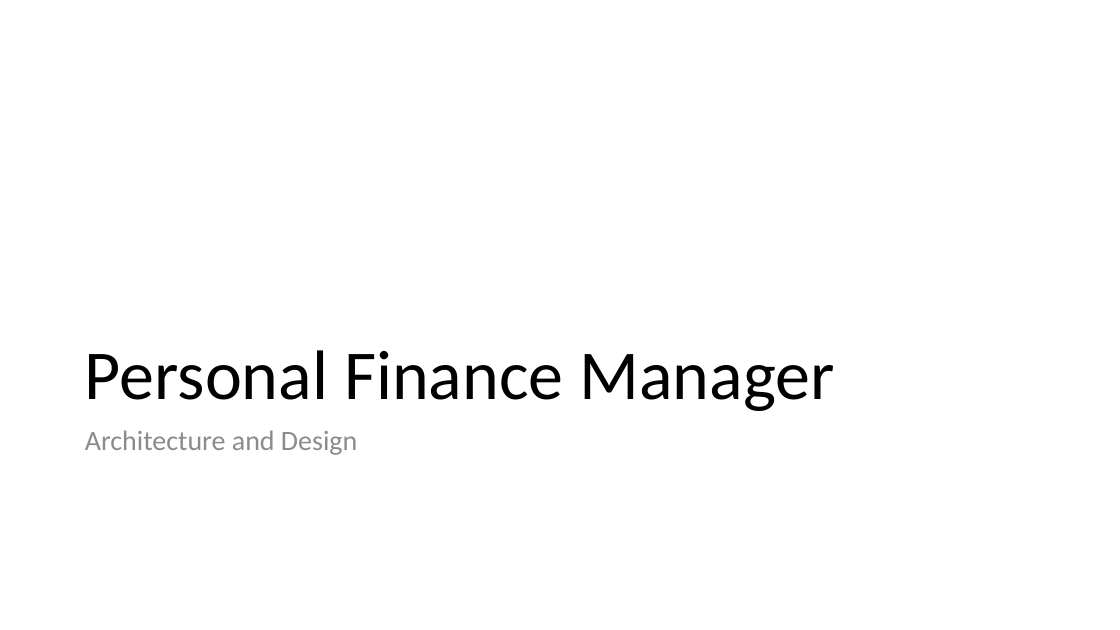
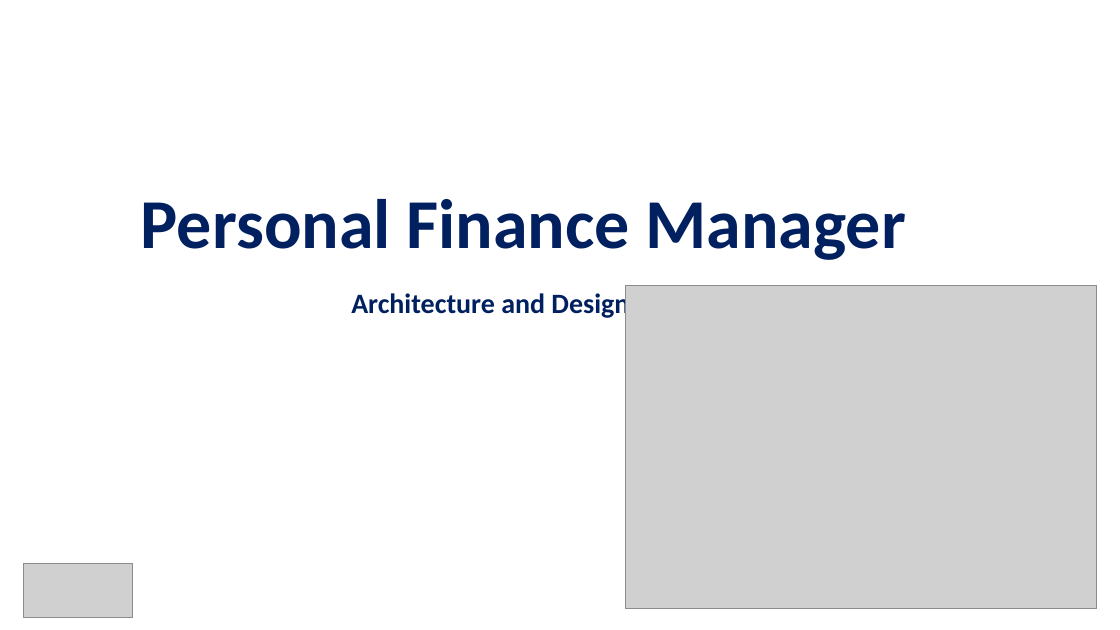
Before and after one commit to AitrichAcademyMeanStack/personal-finance-manager-workshop-ppts, a slide deck: slide 10 of WORKSHOP_INTRO/mean-finance-manager-workshop-intro.pptx. Drawn at 1120x630 pixels with LibreOffice and Linux fonts; fonts in the diff are those of the drawing; grey boxes stand for pictures. Boxes give left, top, right and bottom in pixels: in the first picture for what was removed or moved away, otherwise in the second. Text is boxed around its words. In the diff, an @@ line names an element or a change of style, - is before the commit and + after.

```diff
--- a/WORKSHOP_INTRO/mean-finance-manager-workshop-intro.pptx
+++ b/WORKSHOP_INTRO/mean-finance-manager-workshop-intro.pptx
@@ title "Personal Finance Manager": place and size @@
-title "Personal Finance Manager" at [85,350,834,411]
+title "Personal Finance Manager" at [141,199,906,260]
@@ title "Personal Finance Manager" at [141,199,906,260]: text colour #000000 to #002060, bold on @@
@@ text "Architecture and Design": place and size @@
-text "Architecture and Design" at [85,430,357,455]
+text "Architecture and Design" at [351,290,629,320]
@@ text "Architecture and Design" at [351,290,629,320]: text colour #8C8C8C to #002060, bold on @@
@@ picture added at [626,285,1096,608] @@
@@ picture added at [24,564,133,618] @@
```
Also in this commit, not shown: 12 other slides changed, 1 other file.
